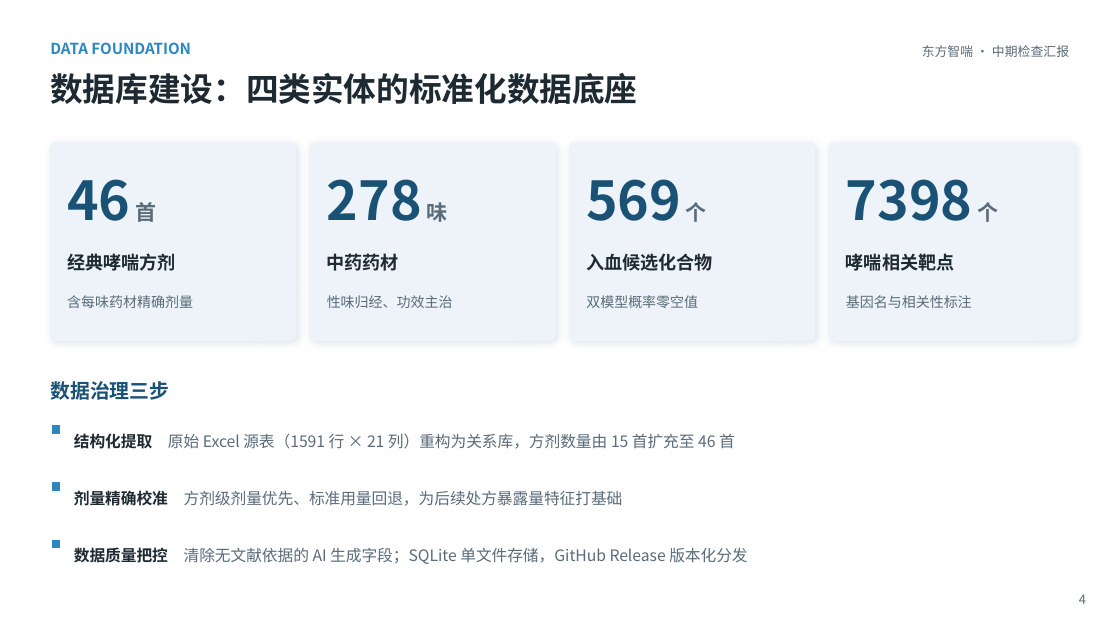
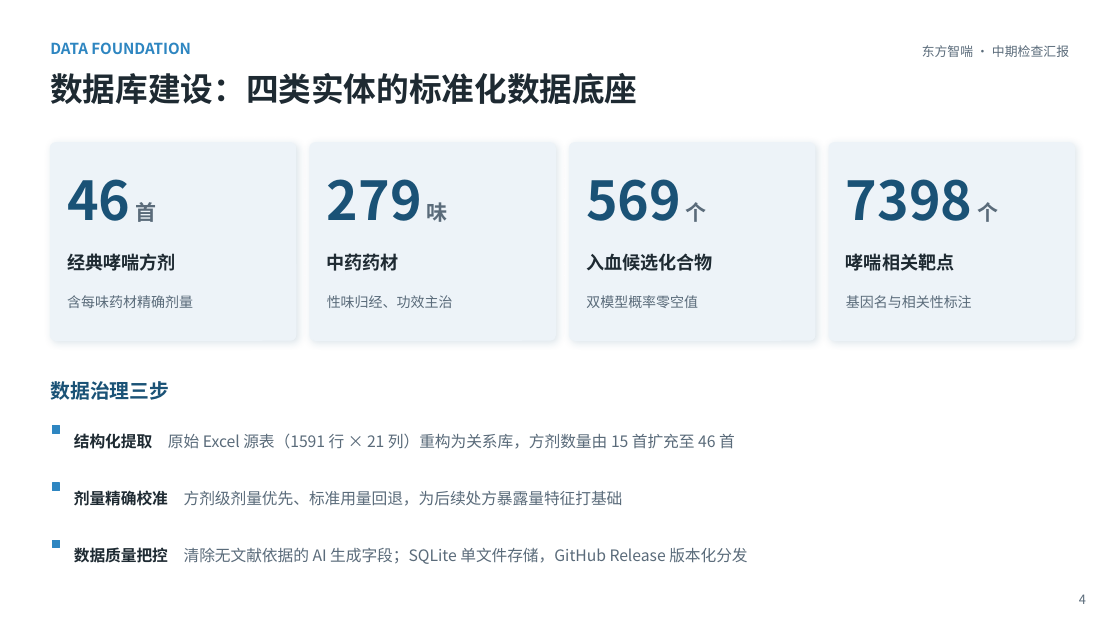
Before and after one commit to jxylisty/asthma-system, a slide deck: slide 4 of 大创中期材料/大创项目中期答辩PPT.pptx. Drawn at 1120x630 pixels with LibreOffice and Linux fonts; fonts in the diff are those of the drawing. Boxes give left, top, right and bottom in pixels: in the first picture for what was removed or moved away, otherwise in the second. Text is boxed around its words. In the diff, an @@ line names an element or a change of style, - is before the commit and + after.

```diff
--- a/大创中期材料/大创项目中期答辩PPT.pptx
+++ b/大创中期材料/大创项目中期答辩PPT.pptx
@@ text at (x1=327, y1=179, x2=447, y2=222): text changed @@
-278 味
+279 味
```
Also in this commit, not shown: 3 other slides changed, 10 other files.
